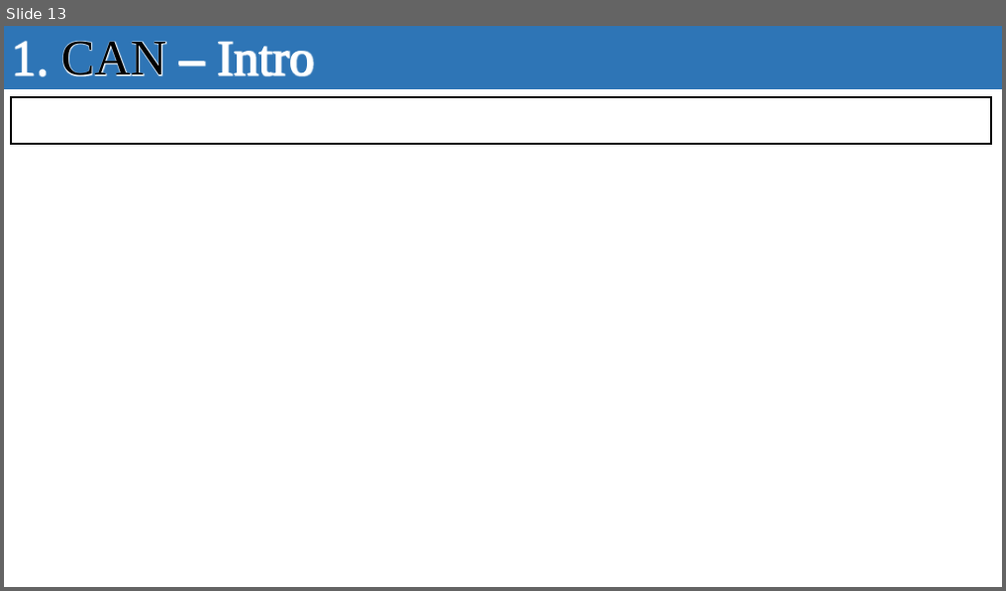
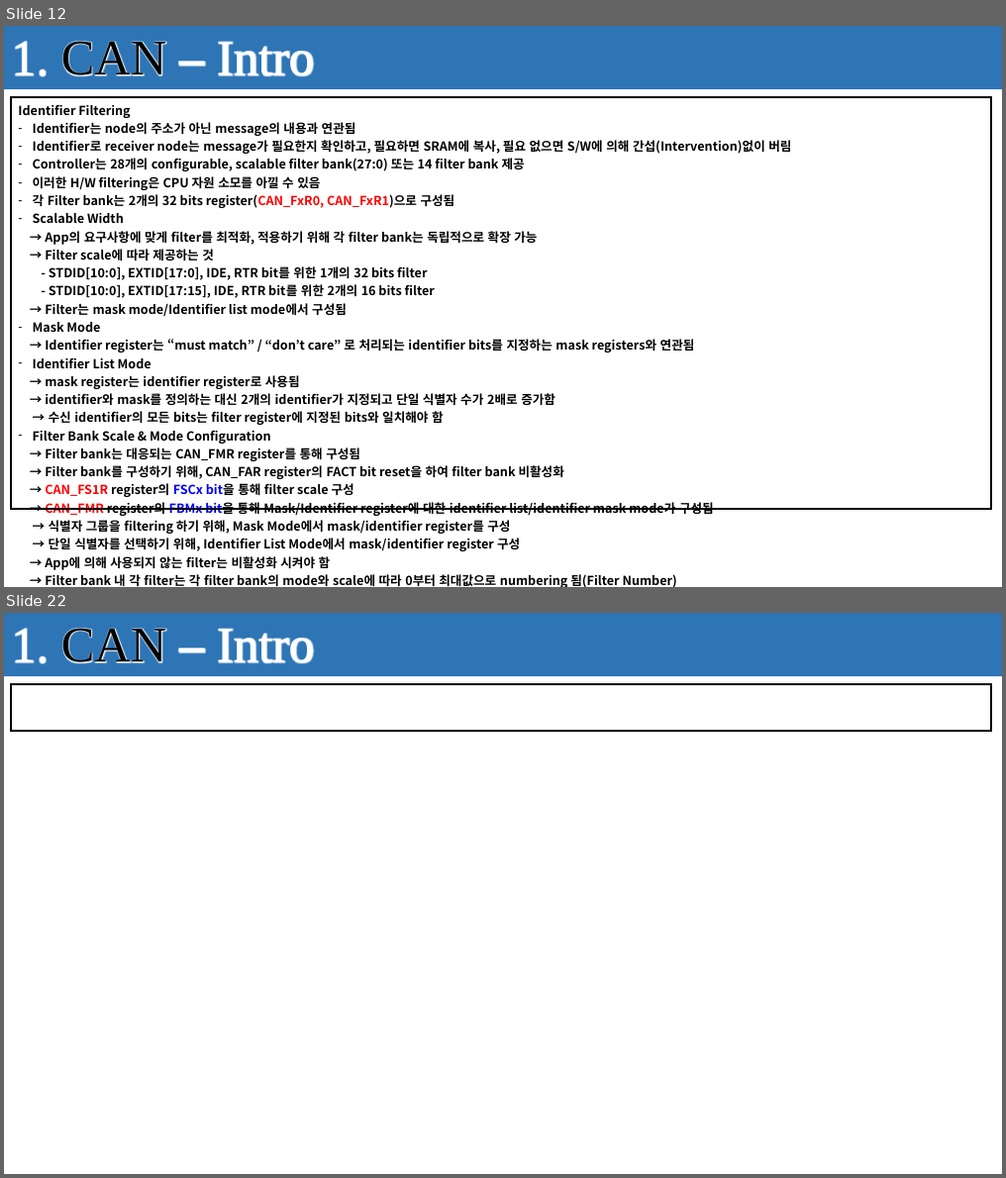
Before and after one commit to seonghokim/Study, a slide deck: Study Material/Firmware Explanation.pptx. Shown one above the other, each under a label of ours: slide 13 before the commit, slides 12 and 22 after it; the slides between them are not shown. The pictures are 1006x591 and 1006x1178 pixels, drawn with LibreOffice and Linux fonts; fonts in the diff are those of the drawing; background and template pictures are left out. Boxes give left, top, right and bottom in pixels: in the first picture for what was removed or moved away, otherwise in the second. Text is boxed around its words. In the diff, an @@ line names an element or a change of style, - is before the commit and + after.

```diff
--- a/Study Material/Firmware Explanation.pptx
+++ b/Study Material/Firmware Explanation.pptx
@@ slide 12 added at (4, 26, 1002, 587), background #FFFFFF; not listed: 1 template element that a slide beside it also shows @@
@@ rectangle added at (4, 26, 1002, 89), fill #2E75B6, 48 pt, text #FFFFFF @@
+1. CAN – Intro
@@ table added at (11, 97, 991, 587), 1 rows, 1 columns @@
+Identifier Filtering / Identifier는 node의 주소가 아닌 message의 내용과 연관됨 / Identifier로 receiver node는 message가 필요한지 확인하고, 필요하면 SRAM에 복사, 필요 없으면 S/W에 의해 간섭(Intervention)없이 버림 / Controller는 28개의 configurable, scalable filter bank(27:0) 또는 14 filter bank 제공 / 이러한 H/W filtering은 CPU 자원 소모를 아낄 수 있음 / 각 Filter bank는 2개의 32 bits register(CAN_FxR0, CAN_FxR1)으로 구성됨 / Scalable Width / → App의 요구사항에 맞게 filter를 최적화, 적용하기 위해 각 filter bank는 독립적으로 확장 가능 / → Filter scale에 따라 제공하는 것 / - STDID[10:0], EXTID[17:0], IDE, RTR bit를 위한 1개의 32 bits filter / - STDID[10:0], EXTID[17:15], IDE, RTR bit를 위한 2개의 16 bits filter / → Filter는 mask mode/Identifier list mode에서 구성됨 / Mask Mode / → Identifier register는 “must match” / “don’t care” 로 처리되는 identifier bits를 지정하는 mask registers와 연관됨 / Identifier List Mode / → mask register는 identifier register로 사용됨 / → identifier와 mask를 정의하는 대신 2개의 identifier가 지정되고 단일 식별자 수가 2배로 증가함 / → 수신 identifier의 모든 bits는 filter register에 지정된 bits와 일치해야 함 / Filter Bank Scale & Mode Configuration / → Filter bank는 대응되는 CAN_FMR register를 통해 구성됨 / → Filter bank를 구성하기 위해, CAN_FAR register의 FACT bit reset을 하여 filter bank 비활성화 / → CAN_FS1R register의 FSCx bit을 통해 filter scale 구성 / → CAN_FMR register의 FBMx bit을 통해 Mask/Identifier register에 대한 identifier list/identifier mask mode가 구성됨 / → 식별자 그룹을 filtering 하기 위해, Mask Mode에서 mask/identifier register를 구성 / → 단일 식별자를 선택하기 위해, Identifier List Mode에서 mask/identifier register 구성 / → App에 의해 사용되지 않는 filter는 비활성화 시켜야 함 / → Filter bank 내 각 filter는 각 filter bank의 mode와 scale에 따라 0부터 최대값으로 numbering 됨(Filter Number)
@@ what was slide 13 is now slide 22 @@
```
Also in this commit, not shown: 1 slide changed, 13 other slides added.
